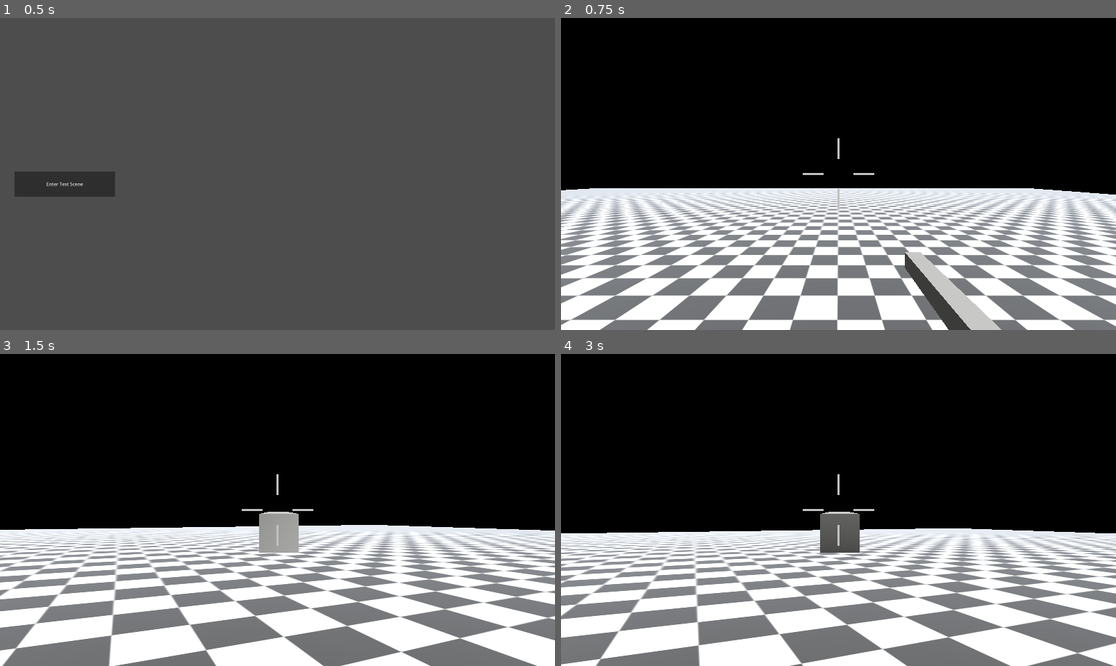
Above: before the commit, frames 1-4 (two rows, left to right).
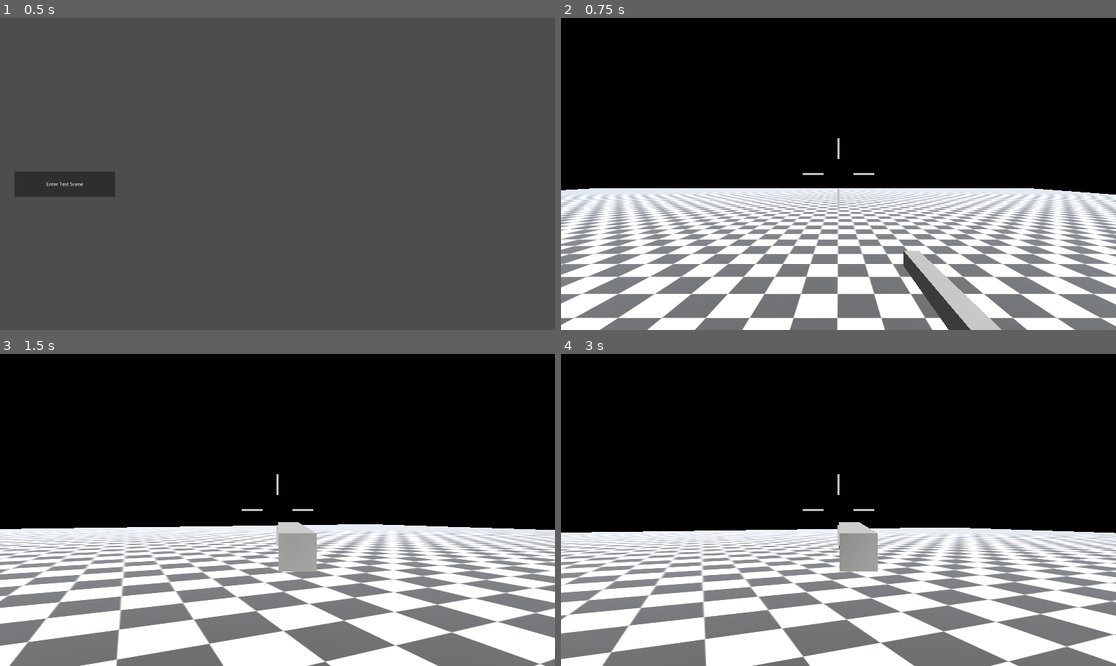
Above: after the commit, the same moments.

Repository: Octopodes-Nuts/FracturedExodus
Game: Godot game, scene res://ui/main_menu/MainMenu.tscn
Two runs of this game, one before a commit and one after it. Both use one fixed random seed, a clock stepped at 60 frames per second and the inputs below.
Inputs (mouse positions are in pixels of both pictures, inside the frame that each line leads up to):
- Up to frame 1 (0.5 s): no input
- Up to frame 2 (0.75 s): click "Enter Test Scene" at 0.5 s
- Up to frame 3 (1.5 s): move the mouse to (305, 510) at 1.27 s; hold W (move_forward) from 1.28 s (still down); hold Right mouse button (ads) from 1.28 s (still down); click (305, 510) at 1.42 s
- Up to frame 4 (3 s): keep holding W (move_forward); tap Space (jump) at 1.52, 2.27 s; tap 1 (primary_weapon) at 1.55, 2.1 s; move the mouse to (810, 510) at 2.02 s; release Right mouse button (ads) at 2.03 s; right-click (810, 510) at 2.3 s; move the mouse to (849, 503) at 2.77 s; hold Right mouse button (ads) from 2.78 s (still down)

Frame 1 is identical in both runs. In frame 2, 8.1% of the frame differs, in the area x 0-100%, y 55-97%; in frame 3, 18%; in frame 4, 19%, in the area x 0-100%, y 50-100%.

Commit message:
remove jumping accuracy

Diff:
--- a/src/behavior/player/movement/DefaultController.gd
+++ b/src/behavior/player/movement/DefaultController.gd
@@ -63,7 +63,7 @@
 	add_child(HUD)
 	# set up default character
 	character = Character.new()
-	character.primary_weapon = WeaponRegister.gun_register["DefaultShotgun"].instantiate()
+	character.primary_weapon = WeaponRegister.gun_register["DefaultGun"].instantiate()
 	character.secondary_weapon = WeaponRegister.gun_register["DefaultPistol"].instantiate()
 	character.set_bullet_origin(gun_location)
 	character.equipment_1.equipment_instance = MedPack.new(self)
@@ -122,13 +122,14 @@
 		_ads(delta)
 	else:
 		_undo_ads(delta)
-	if Input.is_action_just_pressed("ads") and\
+	if Input.is_action_pressed("ads") and\
 			Local.input_active and\
-			active_equipable is Weapon:
+			active_equipable is Weapon and\
+			is_on_floor():
 		active_equipable.ads = true
 	if Input.is_action_just_released("ads") and\
 			Local.input_active and\
-			active_equipable is Weapon:
+			active_equipable is Weapon or not is_on_floor():
 		active_equipable.ads = false
 	if Input.is_action_just_pressed("exit"):
 		if Local.input_active:
--- a/src/behavior/player/weapons/guns/default_gun/DefaultGun.tscn
+++ b/src/behavior/player/weapons/guns/default_gun/DefaultGun.tscn
@@ -9,7 +9,8 @@
 
 [node name="default_gun" type="StaticBody3D"]
 script = ExtResource("1")
-bullet_damage = 75.0
+cycle_time = 1.5
+bullet_damage = 77.0
 bullet_speed = 400.0
 bullet_lifetime = 4.0
 bullet_spread = 0.01
--- a/src/behavior/player/weapons/guns/default_pistol/DefaultPistol.tscn
+++ b/src/behavior/player/weapons/guns/default_pistol/DefaultPistol.tscn
@@ -10,6 +10,7 @@
 
 [node name="default_pistol" type="StaticBody3D"]
 script = ExtResource("1")
+bullet_damage = 52.0
 bullet_speed = 360.0
 bullet_lifetime = 2.0
 bullet_spread = 0.04
